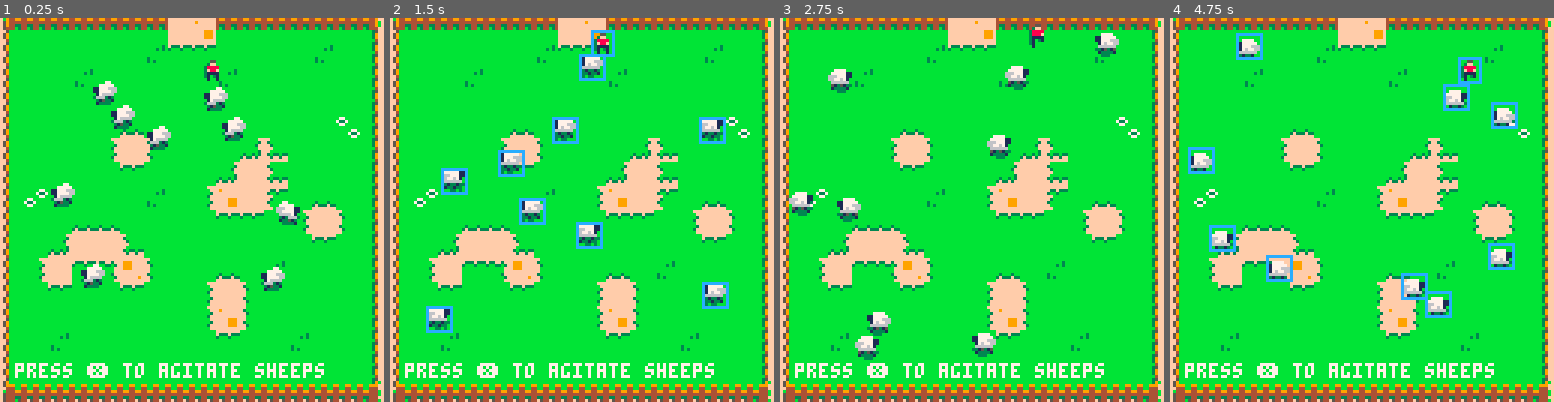
Above: before the commit, frames 1-4 (left to right).
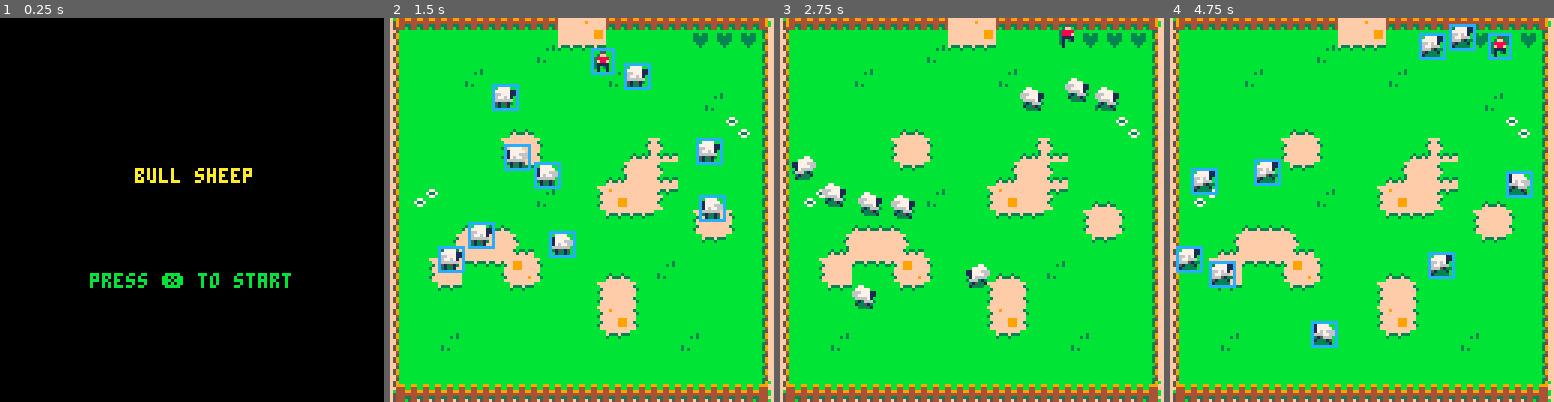
Above: after the commit, the same moments.

Repository: derpycoder/bull-sheep
Game: PICO-8 cartridge bull_sheep.p8
Two runs of this game, one before a commit and one after it. Both use one fixed random seed, a clock stepped at 60 frames per second and the inputs below.
Inputs:
- Up to frame 1 (0.25 s): no input
- Up to frame 2 (1.5 s): tap X (X key) at 0.33, 1.07 s; tap O (Z key) at 0.7 s
- Up to frame 3 (2.75 s): hold Right 1.6-2.1 s; tap O (Z key) at 1.7, 2.1, 2.5 s; tap X (X key) at 1.85 s; hold Up 2.15-2.42 s; hold Right from 2.47 s (still down)
- Up to frame 4 (4.75 s): tap O (Z key) every 0.4 s from 2.9 to 4.5 s; tap X (X key) at 2.97, 4.08 s; release Right at 3.03 s; hold Left 3.08-3.58 s; hold Down 3.63-3.97 s; hold Right 4.02-4.68 s; hold Up from 4.73 s (still down)

The runs differ from the first frame. In frame 1, 100% of the frame differs, in the area x 0-100%, y 0-100%; in frame 2, 9.7%; in frame 3, 7.1%; in frame 4, 10%.

Commit message:
Added Start Screen

Diff:
--- a/bull_sheep.p8
+++ b/bull_sheep.p8
@@ -6,7 +6,8 @@
 local sample_rate
 local game_objs
 local debug
-local game_state = "gameplay"
+local game_state
+local lives
 
 function init_gameload()
 end
@@ -25,12 +26,14 @@
  make_sheep(50, 30)
  make_sheep(20, 50)
  make_sheep(100, 90)
+
+ lives = 3
 end
 
 function init_gameover()
 end
 
-local inits = {
+local initializers = {
  gameload = init_gameload,
  gameplay = init_gameplay,
  gameover = init_gameover
@@ -42,10 +45,16 @@
  sample_rate = 0.05
  debug = false
 
- inits[game_state]()
+ game_state = "gameload"
+
+ initializers[game_state]()
 end
 
 function update_gameload()
+ if btnp(❎) then
+  game_state = "gameplay"
+  initializers[game_state]()
+ end
 end
 
 function update_gameplay()
@@ -59,14 +68,14 @@
 function update_gameover()
 end
 
-local updates = {
+local updators = {
  gameload = update_gameload,
  gameplay = update_gameplay,
  gameover = update_gameover
 }
 
 function _update60()
- updates[game_state]()
+ updators[game_state]()
 
  animate()
 
@@ -75,7 +84,7 @@
  end
 end
 
-function animate_gamestart()
+function animate_gameload()
 end
 
 function animate_gameplay()
@@ -94,7 +103,7 @@
 end
 
 local animators = {
- gameload = animate_gamestart,
+ gameload = animate_gameload,
  gameplay = animate_gameplay,
  gameover = animate_gameover
 }
@@ -103,13 +112,19 @@
  animators[game_state]()
 end
 
-function draw_gamestart()
+function draw_gameload()
+ print("bull sheep", 45, 50, 10)
+ print("press ❎ to start", 30, 85, 11)
 end
 
 function draw_gameplay()
  map(0,0)
 
- print('press ❎ to agitate sheeps', 5, 115, 7)
+ local life
+
+ for life = 1,lives do
+  print("♥", 92 + 8 * life, 5, 3)
+ end
 
  local game_obj
 
@@ -126,7 +141,7 @@
 end
 
 local drawer = {
- gameload = draw_gamestart,
+ gameload = draw_gameload,
  gameplay = draw_gameplay,
  gameover = draw_gameover
 }
@@ -264,7 +279,7 @@
   animate = function(self)
    self.sprite += 1
 
-   if self.state == 'walk' then
+   if self.state == "walk" then
     if self.sprite > self.walk[2] then
      self.sprite = self.walk[1]
     end
@@ -565,9 +580,9 @@
 
 __map__
 4344444444444473754444444444444500000000000000000000000000000000000000000000000000000000000000000000000000000000000000000000000000000000000000000000000000000000000000000000000000000000000000000000000000000000000000000000000000000000000000000000000000000000
-5351515151515441415151515154515500000000000000000000000000000000000000000000000000000000000000000000000000000000000000000000000000000000000000000000000000000000000000000000000000000000000000000000000000000000000000000000000000000000000000000000000000000000
+5351515151515441415151515151515500000000000000000000000000000000000000000000000000000000000000000000000000000000000000000000000000000000000000000000000000000000000000000000000000000000000000000000000000000000000000000000000000000000000000000000000000000000
 5351515451515151515451515151515500000000000000000000000000000000000000000000000000000000000000000000000000000000000000000000000000000000000000000000000000000000000000000000000000000000000000000000000000000000000000000000000000000000000000000000000000000000
-5351515151515151515151515151515500000000000000000000000000000000000000000000000000000000000000000000000000000000000000000000000000000000000000000000000000000000000000000000000000000000000000000000000000000000000000000000000000000000000000000000000000000000
+5351515151515151515151515154515500000000000000000000000000000000000000000000000000000000000000000000000000000000000000000000000000000000000000000000000000000000000000000000000000000000000000000000000000000000000000000000000000000000000000000000000000000000
 5351515151615151515151515151725500000000000000000000000000000000000000000000000000000000000000000000000000000000000000000000000000000000000000000000000000000000000000000000000000000000000000000000000000000000000000000000000000000000000000000000000000000000
 5351515152735051515162605151515500000000000000000000000000000000000000000000000000000000000000000000000000000000000000000000000000000000000000000000000000000000000000000000000000000000000000000000000000000000000000000000000000000000000000000000000000000000
 5351515151415151516273605151515500000000000000000000000000000000000000000000000000000000000000000000000000000000000000000000000000000000000000000000000000000000000000000000000000000000000000000000000000000000000000000000000000000000000000000000000000000000
